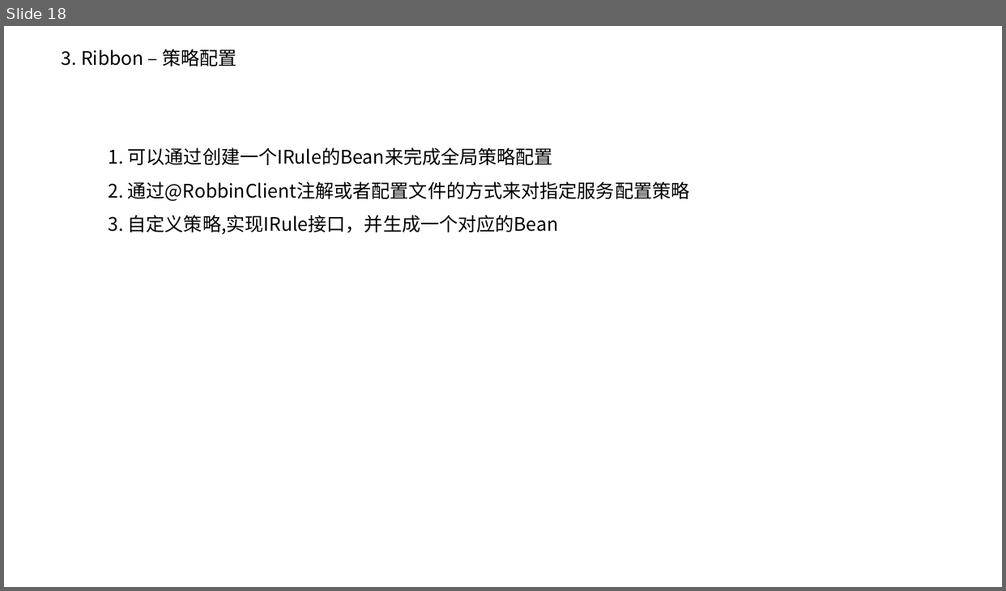
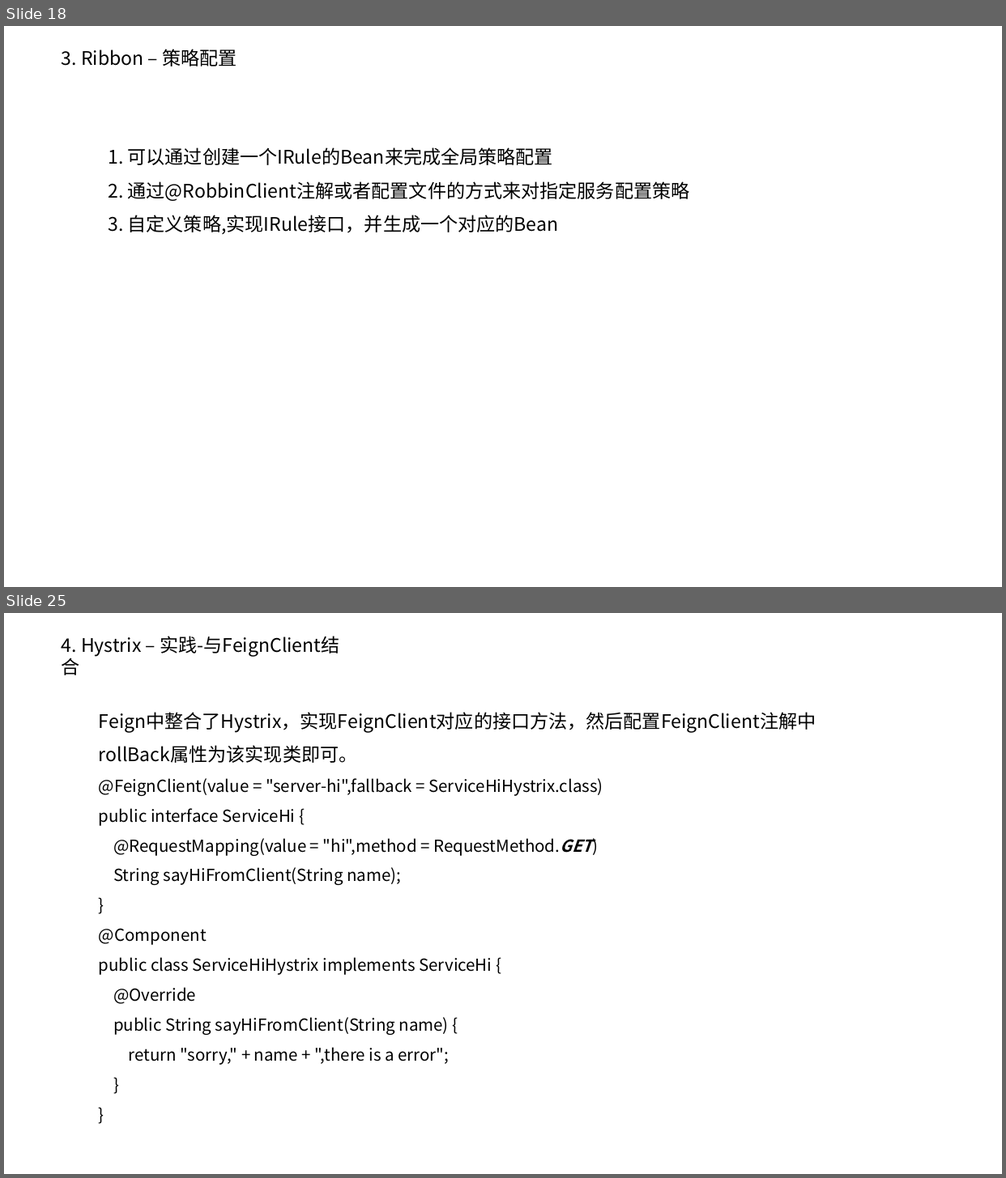
Before and after one commit to pd269hao/demo, a slide deck: doc/技术分享-SpringCloud-20190708.pptx. Shown one above the other, each under a label of ours: slide 18 before the commit, slides 18 and 25 after it; the slides between them are not shown. The pictures are 1006x591 and 1006x1178 pixels, drawn with LibreOffice and Linux fonts; fonts in the diff are those of the drawing; background and template pictures are left out. Boxes give left, top, right and bottom in pixels: in the first picture for what was removed or moved away, otherwise in the second. Text is boxed around its words. In the diff, an @@ line names an element or a change of style, - is before the commit and + after.

```diff
--- a/doc/技术分享-SpringCloud-20190708.pptx
+++ b/doc/技术分享-SpringCloud-20190708.pptx
@@ slide 25 added at (4,613,1002,1174), background #FFFFFF @@
@@ text added at (62,636,339,656), 18 pt, text #000000 @@
+4. Hystrix – 实践-与FeignClient结合
@@ text added at (99,712,816,1065), 16 pt, text #000000 @@
+Feign中整合了Hystrix，实现FeignClient对应的接口方法，然后配置FeignClient注解中rollBack属性为该实现类即可。
+@FeignClient(value = "server-hi",fallback = ServiceHiHystrix.class)
+public interface ServiceHi {
+@RequestMapping(value = "hi",method = RequestMethod.GET)
+String sayHiFromClient(String name);
+}
+@Component
+public class ServiceHiHystrix implements ServiceHi {
+@Override
+public String sayHiFromClient(String name) {
+return "sorry," + name + ",there is a error";
+}
+}
```
Also in this commit, not shown: 1 slide changed, 12 other slides added, 13 slides removed, 2 other files.
